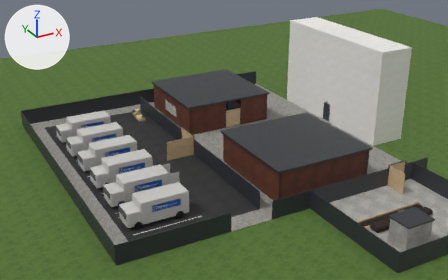
One commit to the glTF model game/assets/office/office_yard.glb: the scene before it, then after it.
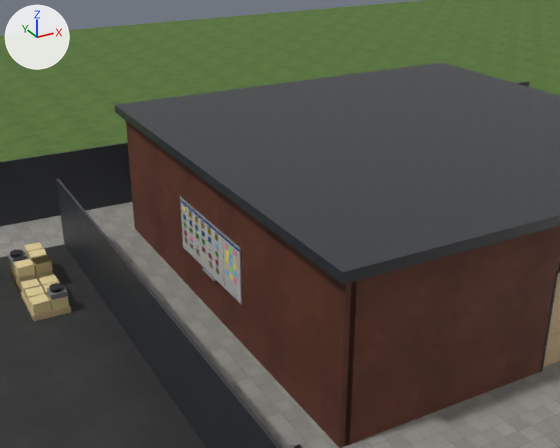
There are two pictures of each version: one from a 50 mm lens placed at (-61.8, -46.5, 27.7), pointed at (-29.5, 12.3, -1.7), one close up from a 50 mm lens placed at (-39.9, 3.4, 8.5), pointed at (-32.9, 16.1, 2.2). Arrows for +X, +Y and +Z are at upper left; the lights stay in place. The older version's two pictures come first. Objects named as collision shapes, trigger or cutter boxes, shadow casters or lower levels of detail are left out. Where no turn or scale is listed for an object, it has been applied to the vertices.

Names of what the first close-up shows: 'lockleaf_magazijn', 'magazijn_walls', 'outside', 'shell_ceiling', 'shell_floor', 'tell_van_kanban_frame', 'tell_van_kanban_high0', 'tell_van_kanban_low0', 'tell_van_kanban_mid0', 'tell_van_kanban_slots', 'tell_van_returns_high0', 'van_park_fence' and 2 more.
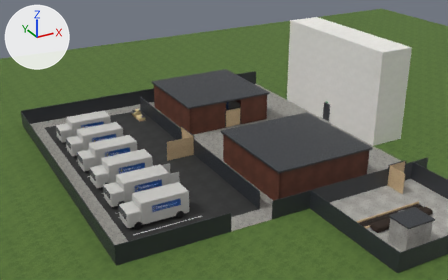
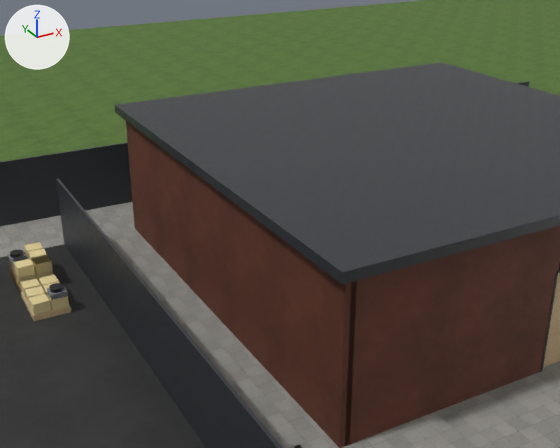
Changed parts and their boxes (x1, y1, x2, y2) in the close-ups (560 x 448 px):
'tell_van_kanban_frame', deleted: before (180, 196, 242, 305)
    faces in mat_metal_white: (181, 199, 241, 303)
    faces in mat_alu (light grey #c4c6ca): (180, 196, 242, 305)
'tell_van_kanban_high0', deleted: before (184, 217, 237, 284)
'tell_van_kanban_low0', deleted: before (183, 206, 232, 267)
'tell_van_kanban_slots', deleted: before (181, 200, 240, 286)
    faces in mat_metal_blue: (181, 200, 240, 252)
'tell_van_kanban_mid0', deleted: before (184, 224, 237, 274)

The change, as a diff of the scene's bpy script:
```diff
--- a/game/assets/office/office_yard.glb.py
+++ b/game/assets/office/office_yard.glb.py
@@ ob_tell_van_kanban_frame @@
-ob_tell_van_kanban_frame = bpy.data.objects.new('tell_van_kanban_frame', me_board_frame_3_0_1_2)
-ob_tell_van_kanban_frame.location = (-34.11, 17.0, 1.55)
@@ ob_tell_van_kanban_high0 @@
-ob_tell_van_kanban_high0 = bpy.data.objects.new('tell_van_kanban_high0', me_kanban_cards_high)
-ob_tell_van_kanban_high0.location = (-34.11, 17.0, 0.0)
@@ ob_tell_van_kanban_low0 @@
-ob_tell_van_kanban_low0 = bpy.data.objects.new('tell_van_kanban_low0', me_kanban_cards_low)
-ob_tell_van_kanban_low0.location = (-34.11, 17.0, 0.0)
@@ ob_tell_van_kanban_mid0 @@
-ob_tell_van_kanban_mid0 = bpy.data.objects.new('tell_van_kanban_mid0', me_kanban_cards_mid)
-ob_tell_van_kanban_mid0.location = (-34.11, 17.0, 0.0)
@@ ob_tell_van_kanban_slots @@
-ob_tell_van_kanban_slots = bpy.data.objects.new('tell_van_kanban_slots', me_kanban_slots)
-ob_tell_van_kanban_slots.location = (-34.11, 17.0, 0.0)
```
